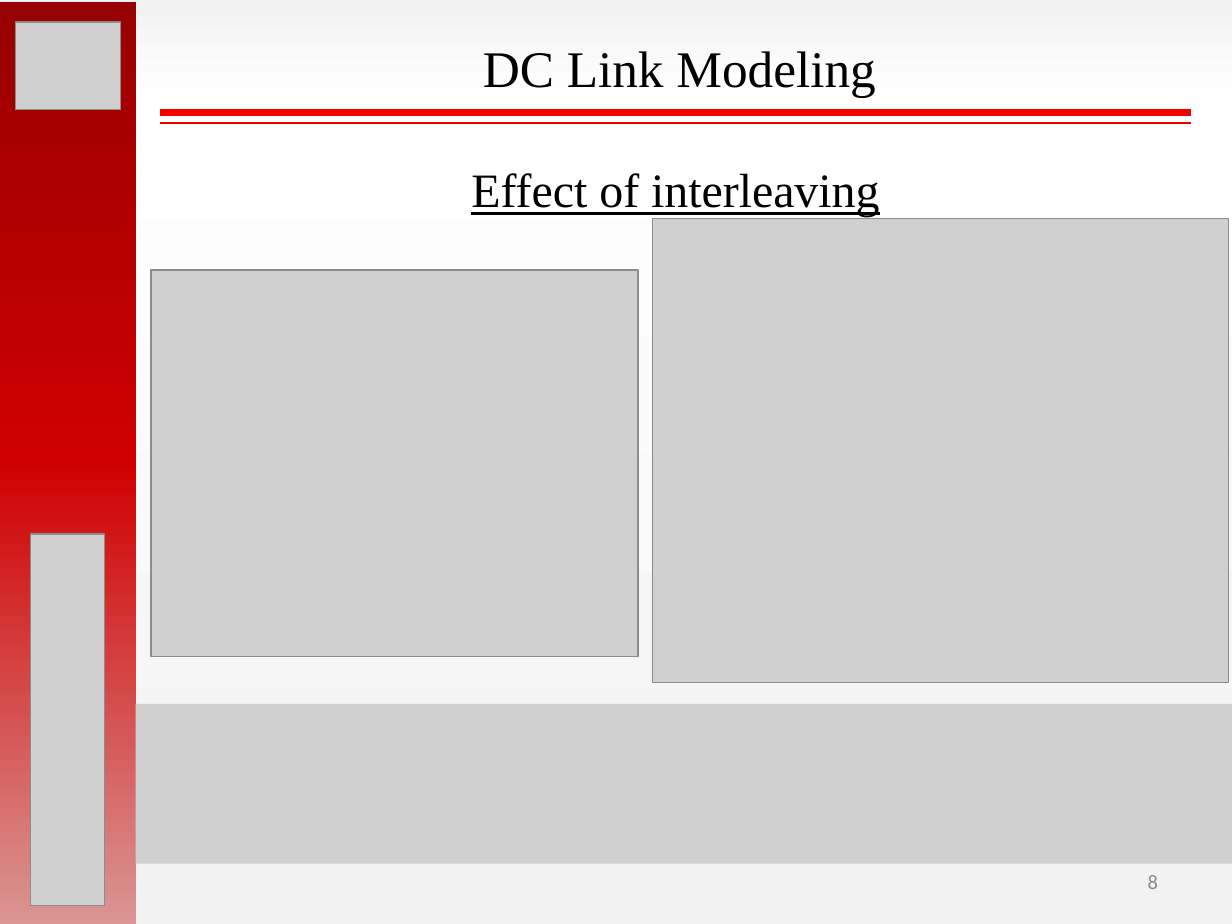
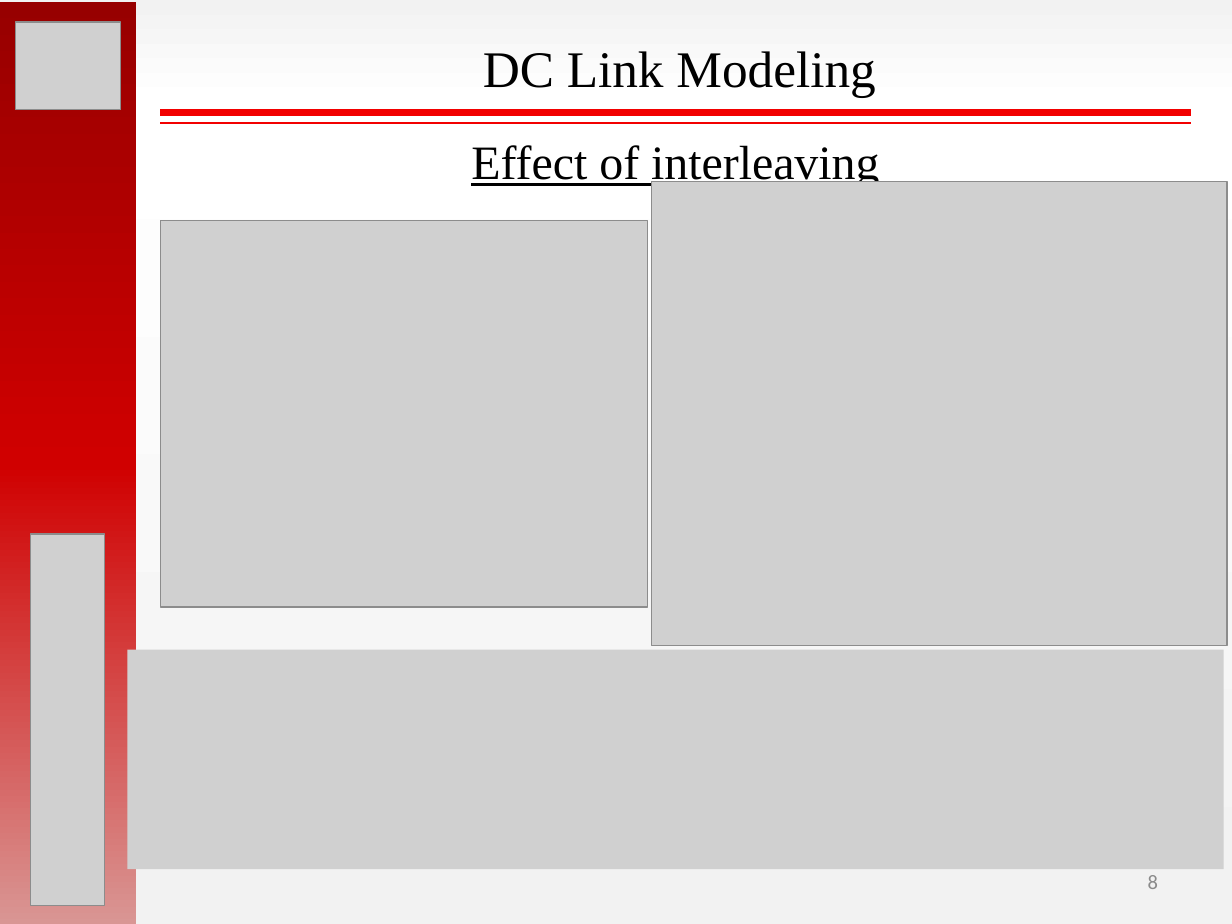
Before and after one commit to hakanpolat/IMMD, a slide deck: slide 8 of ISIE 2017/sunum/ISIE2017_OralPres_Mesut_Uğur.pptx. Drawn at 1232x924 pixels with LibreOffice and Linux fonts; fonts in the diff are those of the drawing; grey boxes stand for pictures. Boxes give left, top, right and bottom in pixels: in the first picture for what was removed or moved away, otherwise in the second. Text is boxed around its words. In the diff, an @@ line names an element or a change of style, - is before the commit and + after.

```diff
--- a/ISIE 2017/sunum/ISIE2017_OralPres_Mesut_Uğur.pptx
+++ b/ISIE 2017/sunum/ISIE2017_OralPres_Mesut_Uğur.pptx
@@ text "Effect of interleaving": place and size @@
-text "Effect of interleaving" at [471, 173, 879, 217]
+text "Effect of interleaving" at [471, 145, 879, 189]
@@ picture: place and size @@
-picture at [653, 218, 1228, 683]
+picture at [652, 181, 1227, 646]
@@ picture: place and size @@
-picture at [152, 270, 638, 657]
+picture at [160, 221, 647, 607]
@@ picture: place and size @@
-picture at [136, 703, 1232, 864]
+picture at [127, 649, 1223, 869]
```
Also in this commit, not shown: 2 other slides changed, 1 slide added, 1 other file.
